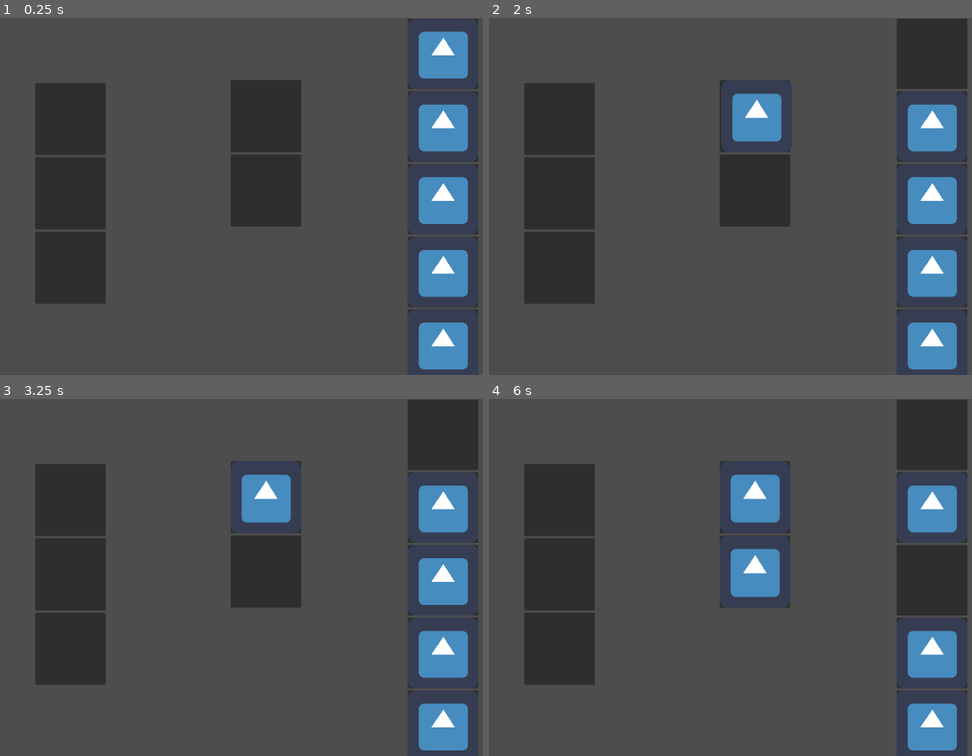
Above: before the commit, frames 1-4 (two rows, left to right).
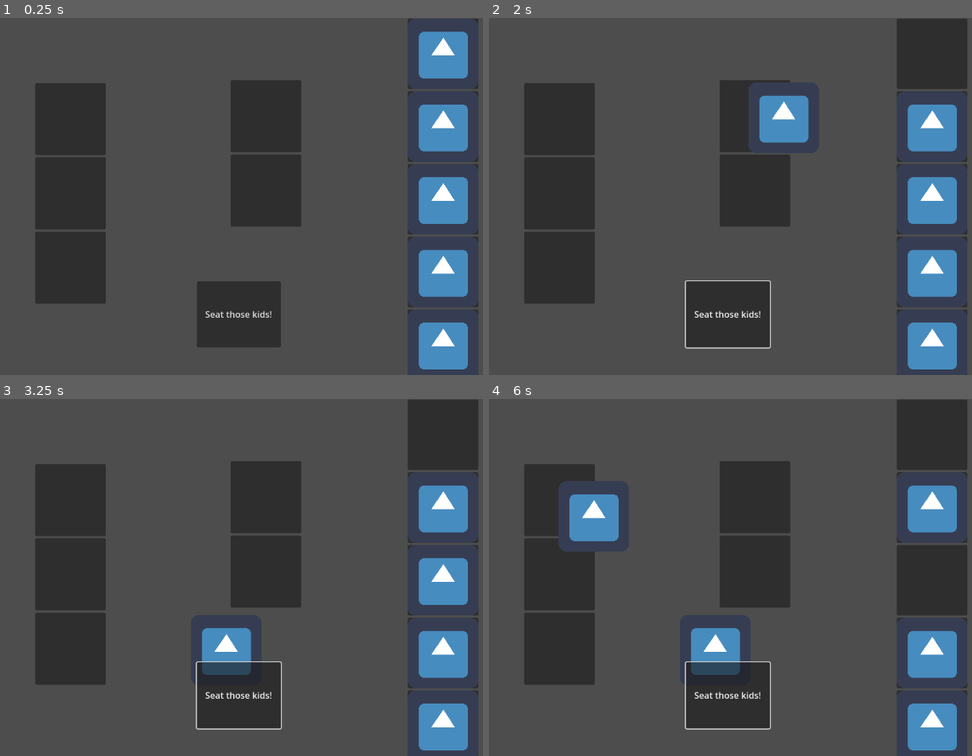
Above: after the commit, the same moments.

Repository: gunarp/gdjs-game-jam
Game: Godot game, scene res://scenes/game/main.tscn
Same seed, same stepped clock (60 frames per second), same inputs: the game is played once before the commit and once after it. The engine's default icon, where the game draws it, is replaced by a stand-in: a white triangle on a blue panel in a dark square.
Inputs (mouse positions are in pixels of both pictures, inside the frame that each line leads up to):
- Up to frame 1 (0.25 s): no input
- Up to frame 2 (2 s): click (725, 314) at 0.5 s, where only the run after the commit has a clickable "Seat those kids!"; tap Enter at 1.25 s; drag from (933, 53) to (783, 117) at 1.27 s
- Up to frame 3 (3.25 s): drag from (265, 498) to (198, 648) at 2.02 s; move the mouse to (444, 506) at 2.77 s; hold 1 (stat_up_stinkiness, bound only after the commit) from 2.78 s (still down); hold K (show_kid_stats, bound only after the commit) from 2.78 s (still down); click (444, 506) at 2.92 s
- Up to frame 4 (6 s): release 1 (stat_up_stinkiness, bound only after the commit) at 3.5 s; release K (show_kid_stats, bound only after the commit) at 3.5 s; tap Space at 3.5 s; drag from (933, 581) to (527, 523) at 3.52 s; drag from (556, 502) to (749, 577) at 4.27 s; drag from (754, 570) to (624, 488) at 5.02 s; move the mouse to (933, 652) at 5.77 s; hold 2 (stat_down_stinkiness, bound only after the commit) from 5.78 s (still down); hold K (show_kid_stats, bound only after the commit) from 5.78 s (still down); click (933, 652) at 5.92 s

The runs differ from the first frame. In frame 1, 3.1% of the frame differs, in the area x 40-59%, y 73-93%; in frame 2, 5.7%; in frame 3, 7.2%; in frame 4, 12%, in the area x 14-63%, y 17-93%.

Commit message:
kids database and stat changes for real this time

Diff:
--- /dev/null
+++ b/kids_database.json
@@ -0,0 +1,14 @@
+{
+    "0": { "name": "Peter", "stinkiness": 5, "focus": 7, "kindness": 10},
+    "1": { "name": "Sunny", "stinkiness": 3, "focus": 6, "kindness": 8},
+    "2": { "name": "Ava", "stinkiness": 5, "focus": 8, "kindness": 1},
+    "3": { "name": "Xavier", "stinkiness": 1, "focus": 9, "kindness": 4},
+    "4": { "name": "Stian", "stinkiness": 8, "focus": 6, "kindness": 2},
+    "5": { "name": "Stefano", "stinkiness": 2, "focus": 7, "kindness": 3},
+    "6": { "name": "Fahmida", "stinkiness": 3, "focus": 5, "kindness": 5},
+    "7": { "name": "Lea", "stinkiness": 9, "focus": 9, "kindness": 1},
+    "8": { "name": "Ben", "stinkiness": 7, "focus": 6, "kindness": 2},
+    "9": { "name": "Zoe", "stinkiness": 8, "focus": 6, "kindness": 7},
+    "10": { "name": "Ella", "stinkiness": 4, "focus": 8, "kindness": 8},
+    "11": { "name": "Mia", "stinkiness": 1, "focus": 4, "kindness": 10}
+}
--- a/project.godot
+++ b/project.godot
@@ -12,13 +12,31 @@
 
 config/name="gdjs-game-jam"
 run/main_scene="res://scenes/game/main.tscn"
-config/features=PackedStringArray("4.4", "GL Compatibility")
+config/features=PackedStringArray("4.3", "GL Compatibility")
 config/icon="res://icon.svg"
 
 [autoload]
 
 MouseEventsBus="*res://scripts/game/mouse_events/mouse_events_bus.gd"
 
+[input]
+
+show_kid_stats={
+"deadzone": 0.5,
+"events": [Object(InputEventKey,"resource_local_to_scene":false,"resource_name":"","device":-1,"window_id":0,"alt_pressed":false,"shift_pressed":false,"ctrl_pressed":false,"meta_pressed":false,"pressed":false,"keycode":0,"physical_keycode":75,"key_label":0,"unicode":107,"location":0,"echo":false,"script":null)
+]
+}
+stat_up_stinkiness={
+"deadzone": 0.5,
+"events": [Object(InputEventKey,"resource_local_to_scene":false,"resource_name":"","device":-1,"window_id":0,"alt_pressed":false,"shift_pressed":false,"ctrl_pressed":false,"meta_pressed":false,"pressed":false,"keycode":0,"physical_keycode":49,"key_label":0,"unicode":49,"location":0,"echo":false,"script":null)
+]
+}
+stat_down_stinkiness={
+"deadzone": 0.5,
+"events": [Object(InputEventKey,"resource_local_to_scene":false,"resource_name":"","device":-1,"window_id":0,"alt_pressed":false,"shift_pressed":false,"ctrl_pressed":false,"meta_pressed":false,"pressed":false,"keycode":0,"physical_keycode":50,"key_label":0,"unicode":50,"location":0,"echo":false,"script":null)
+]
+}
+
 [rendering]
 
 renderer/rendering_method="gl_compatibility"
--- a/scenes/game/main.tscn
+++ b/scenes/game/main.tscn
@@ -1,18 +1,18 @@
 [gd_scene load_steps=7 format=3 uid="uid://wsgirf3lk5aj"]
 
-[ext_resource type="Script" uid="uid://0wrp0pkj5xwk" path="res://scripts/game/mouse_events/seat.gd" id="1_x7h1y"]
-[ext_resource type="Script" uid="uid://di0to8dxdu3oc" path="res://scripts/game/state/game_state.gd" id="1_yd8kv"]
-[ext_resource type="Script" uid="uid://xrw3apvq8tow" path="res://scripts/game/mouse_events/source_slot.gd" id="2_k4wr8"]
-[ext_resource type="Script" uid="uid://bnocf0gvg5khx" path="res://scripts/core_systems/map/map.gd" id="4_j7lav"]
-[ext_resource type="Script" uid="uid://cjivf3e4x2l2c" path="res://scripts/core_systems/units/units_db.gd" id="5_j7lav"]
-[ext_resource type="Script" uid="uid://qjp7s5a5o6fh" path="res://scripts/core_systems/complications/complications_db.gd" id="6_g38uy"]
+[ext_resource type="Script" path="res://scripts/kids_stats.gd" id="1_e0k60"]
+[ext_resource type="Script" path="res://scripts/game/mouse_events/seat.gd" id="1_x7h1y"]
+[ext_resource type="Script" path="res://scripts/game/mouse_events/source_slot.gd" id="2_k4wr8"]
+[ext_resource type="Script" path="res://scripts/core_systems/map/map.gd" id="4_j7lav"]
+[ext_resource type="Script" path="res://scripts/core_systems/units/units_db.gd" id="5_j7lav"]
+[ext_resource type="Script" path="res://scripts/core_systems/complications/complications_db.gd" id="6_g38uy"]
 
 [node name="Game" type="Control"]
 layout_mode = 3
 anchors_preset = 0
 offset_top = -1.0
 offset_bottom = -1.0
-script = ExtResource("1_yd8kv")
+script = ExtResource("1_e0k60")
 
 [node name="SeatingArea" type="Control" parent="."]
 anchors_preset = 0
--- /dev/null
+++ b/scripts/kids_stats.gd
@@ -0,0 +1,50 @@
+extends Node
+
+var kids_stats = {}
+var test_kid_id := 0 # Choose kid to modify
+
+func _ready():
+    kids_stats = load_kids_stats("res://kids_database.json") # Load JSON
+
+func _input(event):
+    if event.is_action_pressed("show_kid_stats"):
+        print("K key pressed!") # Debug
+        display_all_kids_stats()
+    if event.is_action_pressed("stat_up_stinkiness"):
+      adjust_stat(test_kid_id, "stinkiness", 1)
+    if event.is_action_pressed("stat_down_stinkiness"):
+      adjust_stat(test_kid_id, "stinkiness", -1)
+
+func adjust_stat(kid_id: int, stat:String, delta: int):
+  var kid_key = str(kid_id)
+  if kids_stats.has(kid_key):
+    var stats = kids_stats[kid_key]
+    if stats.has(stat):
+      stats[stat]+= delta
+      print("🟢", stat, " for Kid ", kid_id, "is now", stats[stat])
+    else:
+      print("❌ Stat", stat, "not found for Kid", kid_id)
+
+func load_kids_stats(path: String) -> Dictionary:
+    var file = FileAccess.open(path, FileAccess.READ)
+    var text = file.get_as_text()
+    var parsed = JSON.parse_string(text)
+    return parsed if typeof(parsed) == TYPE_DICTIONARY else {}
+
+func display_all_kids_stats():
+    for kid_id in kids_stats.keys():
+        var stats = kids_stats[kid_id]
+        print("Kid ID:", kid_id)
+        print("Name:", stats["name"])
+        print("Kindness:", stats["kindness"])
+        print("Focus:", stats["focus"])
+        print("Stinkiness:", stats["stinkiness"])
+        print("------------------")
+
+func set_stats(kid_id: int, new_stats: Dictionary) -> void:
+  var kid_key = str(kid_id)
+  if kids_stats.has(kid_key):
+     kids_stats[kid_key] = new_stats
+     print("Stats updated for Kid", kid_id, "->", new_stats)
+  else:
+    print("Kid ID", kid_id, "not found in the database")
